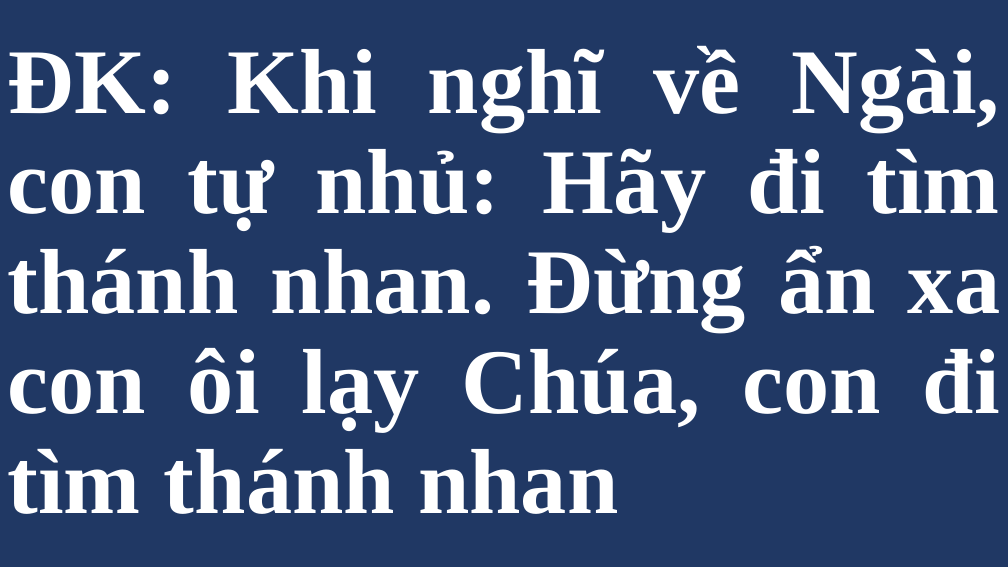
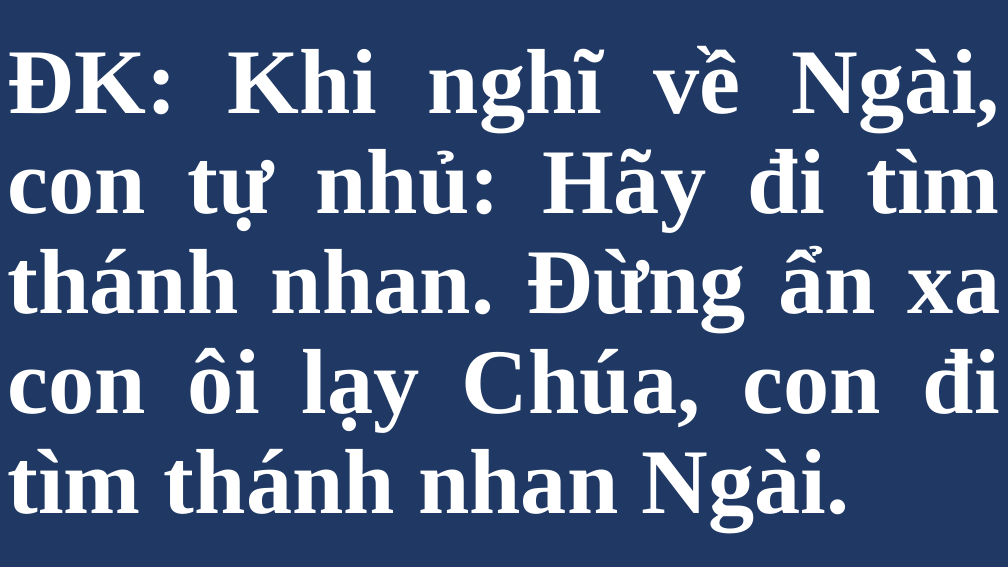
Before and after one commit to anhpeter/song-generator, a slide deck: slide 14 of output/songs.pptx (slide 13 before the commit). Drawn at 1008x567 pixels with LibreOffice and Linux fonts; fonts in the diff are those of the drawing. Boxes give left, top, right and bottom in pixels: in the first picture for what was removed or moved away, otherwise in the second. Text is boxed around its words. In the diff, an @@ line names an element or a change of style, - is before the commit and + after.

```diff
--- a/output/songs.pptx
+++ b/output/songs.pptx
@@ title at (8, 45, 1000, 530): text changed @@
-ĐK: Khi nghĩ về Ngài, con tự nhủ: Hãy đi tìm thánh nhan. Đừng ẩn xa con ôi lạy Chúa, con đi tìm thánh nhan
+ĐK: Khi nghĩ về Ngài, con tự nhủ: Hãy đi tìm thánh nhan. Đừng ẩn xa con ôi lạy Chúa, con đi tìm thánh nhan Ngài.
```
Also in this commit, not shown: 9 other slides changed, 1 slide added, 1 slide removed, 2 other files.
